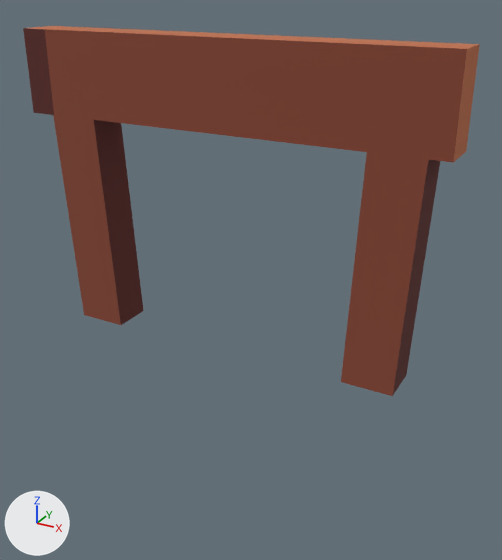
A saved change to the glTF model Assets/Models/StarspireSign.gltf.
Rendered twice from a camera (50 mm lens) standing at (8.08, -13.4, 7.43) and looking at (0.53, 0.31, 0.57). The lights are fixed; the arrows at lower left show +X, +Y and +Z. The first picture is the older version. Vertices at exactly the same position are counted once.
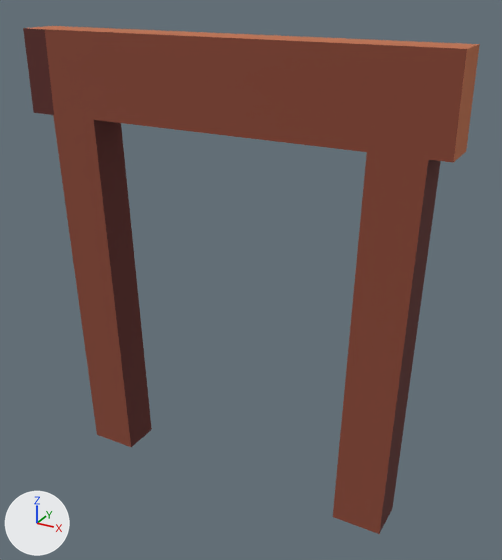
Where the change shows, as pixel boxes (x1, y1, x2, y2) in the pictures (502 x 560 px; the box of a moved part takes in the faces that stretch with it):
'mesh', reshaped (37% taller): before (23, 26, 480, 396); after (23, 26, 480, 534)
part 1 of me_mesh_0, moved or reshaped: before (53, 115, 440, 396); after (53, 115, 441, 534)

What the commit changed:
me_mesh_0 is used by ob_mesh; location (0.0, 0.0, 4.75).
me_mesh_0 had 32 vertices, 60 faces and spanned x -5.25..5.25, y -0.5..0.5, z -5.94..1.5.
me_mesh_0 now has 32 vertices, 60 faces and spans x -5.25..5.25, y -0.5..0.5, z -9.94..1.5.
Part 1, on me_mesh_0:
8 vertices are removed from x -4.28..4.53, y -0.5..0.5, z -5.94..-5.81.
20 faces are deleted.
8 vertices are added at x -4.28..4.53, y -0.5..0.5, z -9.94..-9.75.
20 new faces join them.
